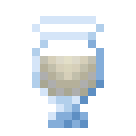
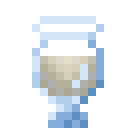
Comparing the layer stacks of the two (136, 136) images. Changes:
moved "Glass" above "Liquid", painted on it over [72, 64, 88, 88]
